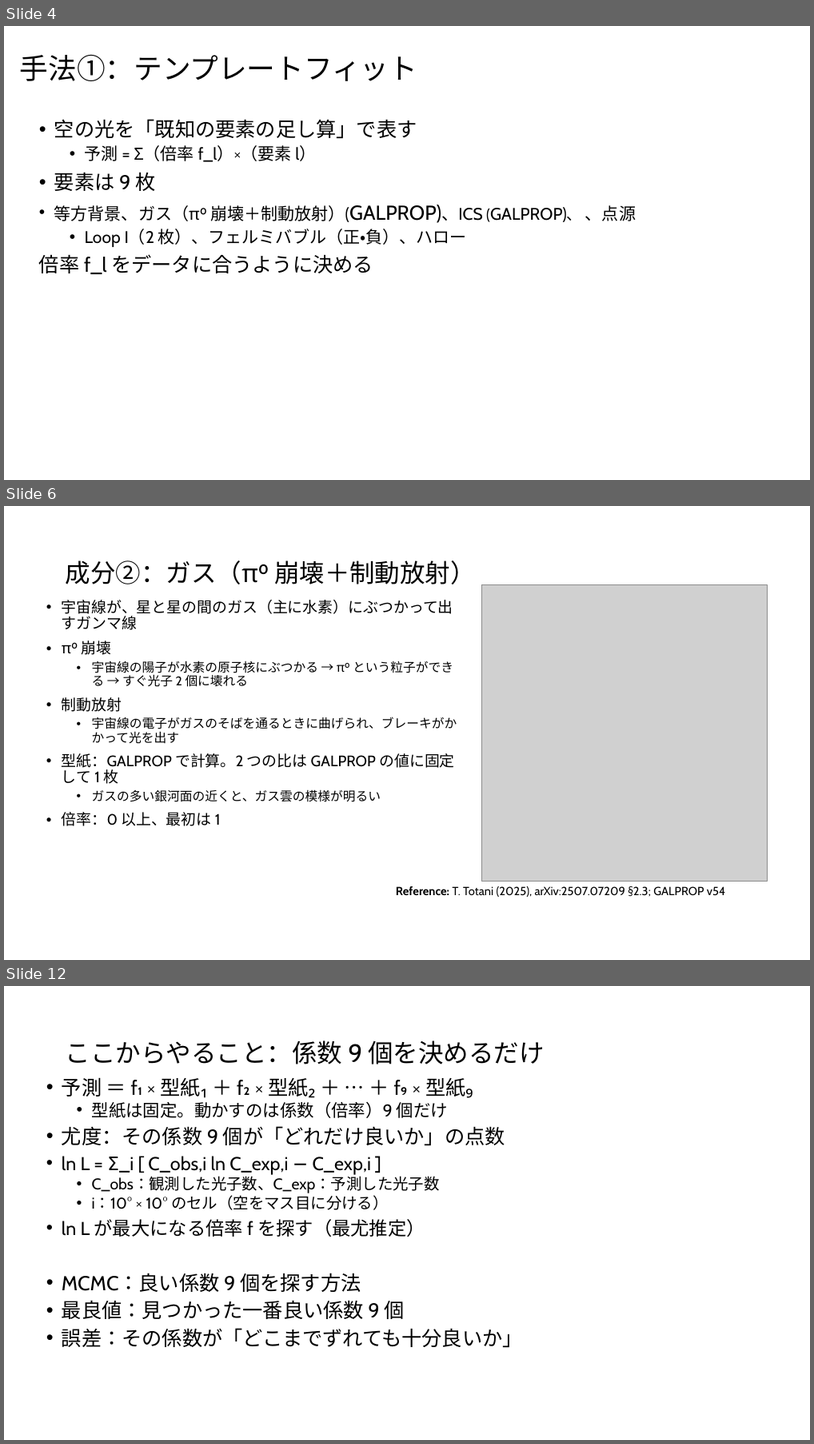
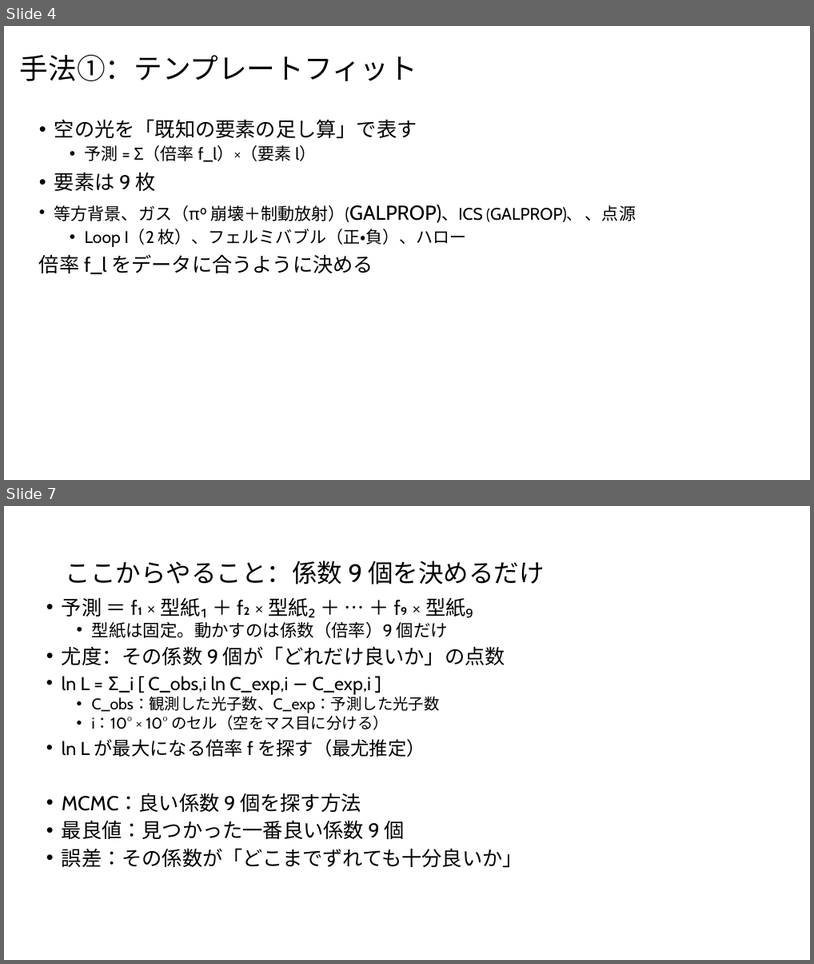
Before and after one commit to Mikann20041029/darkmatter-slides, a slide deck: slides/2026-10-03_研究進捗報告_claude.pptx. Shown one above the other, each under a label of ours: slides 4, 6 and 12 before the commit, slides 4 and 7 after it; the slides between them are not shown. The pictures are 814x1444 and 814x964 pixels, drawn with LibreOffice and Linux fonts; fonts in the diff are those of the drawing; grey boxes stand for pictures. Boxes give left, top, right and bottom in pixels: in the first picture for what was removed or moved away, otherwise in the second. Text is boxed around its words. In the diff, an @@ line names an element or a change of style, - is before the commit and + after.

```diff
--- a/slides/2026-10-03_研究進捗報告_claude.pptx
+++ b/slides/2026-10-03_研究進捗報告_claude.pptx
@@ slide 6 removed at box(4, 506, 810, 960), background #FFFFFF @@
@@ title removed at box(66, 560, 476, 584) @@
-成分②：ガス（π⁰ 崩壊＋制動放射）
@@ text removed at box(62, 600, 458, 826) @@
-• 宇宙線が、星と星の間のガス（主に水素）にぶつかって出すガンマ線
-• π⁰ 崩壊
-  • 宇宙線の陽子が水素の原子核にぶつかる → π⁰ という粒子ができる → すぐ光子 2 個に壊れる
-• 制動放射
-  • 宇宙線の電子がガスのそばを通るときに曲げられ、ブレーキがかかって光を出す
-• 型紙：GALPROP で計算。2 つの比は GALPROP の値に固定して 1 枚
-  • ガスの多い銀河面の近くと、ガス雲の模様が明るい
-• 倍率：0 以上、最初は 1
@@ picture removed at box(482, 584, 767, 881) @@
@@ text removed at box(396, 886, 726, 896) @@
-Reference: T. Totani (2025), arXiv:2507.07209 §2.3; GALPROP v54
@@ what was slide 12 is now slide 7 @@
```
Also in this commit, not shown: 10 slides changed, 1 slide added, 5 other slides removed.
